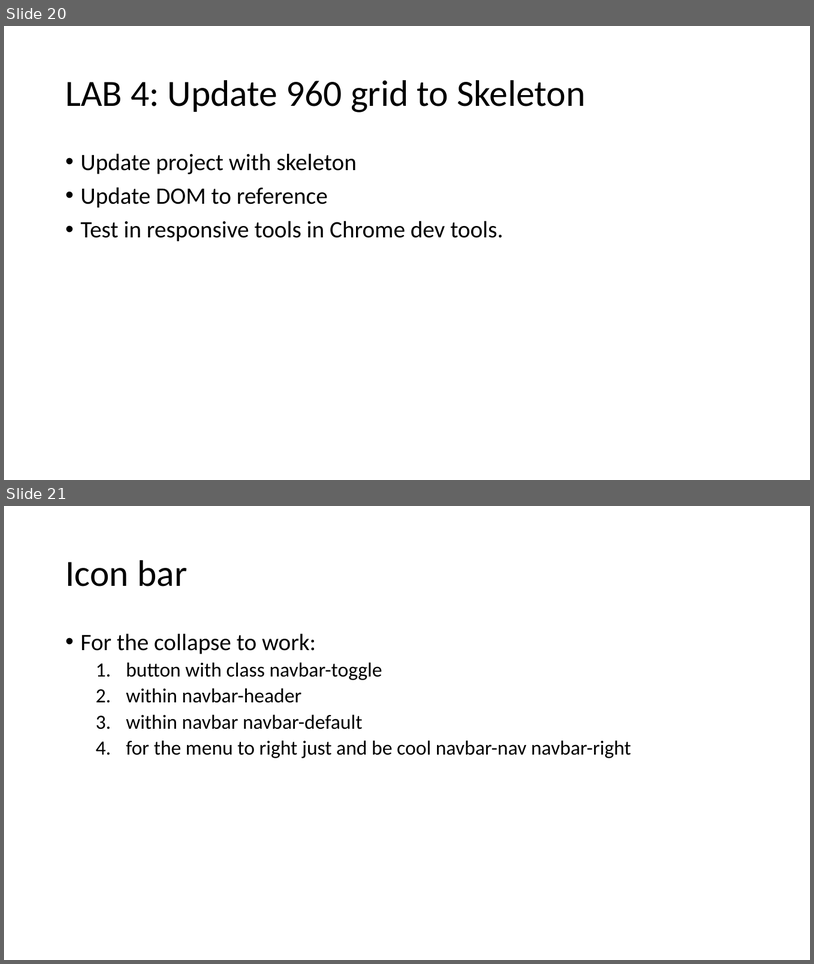
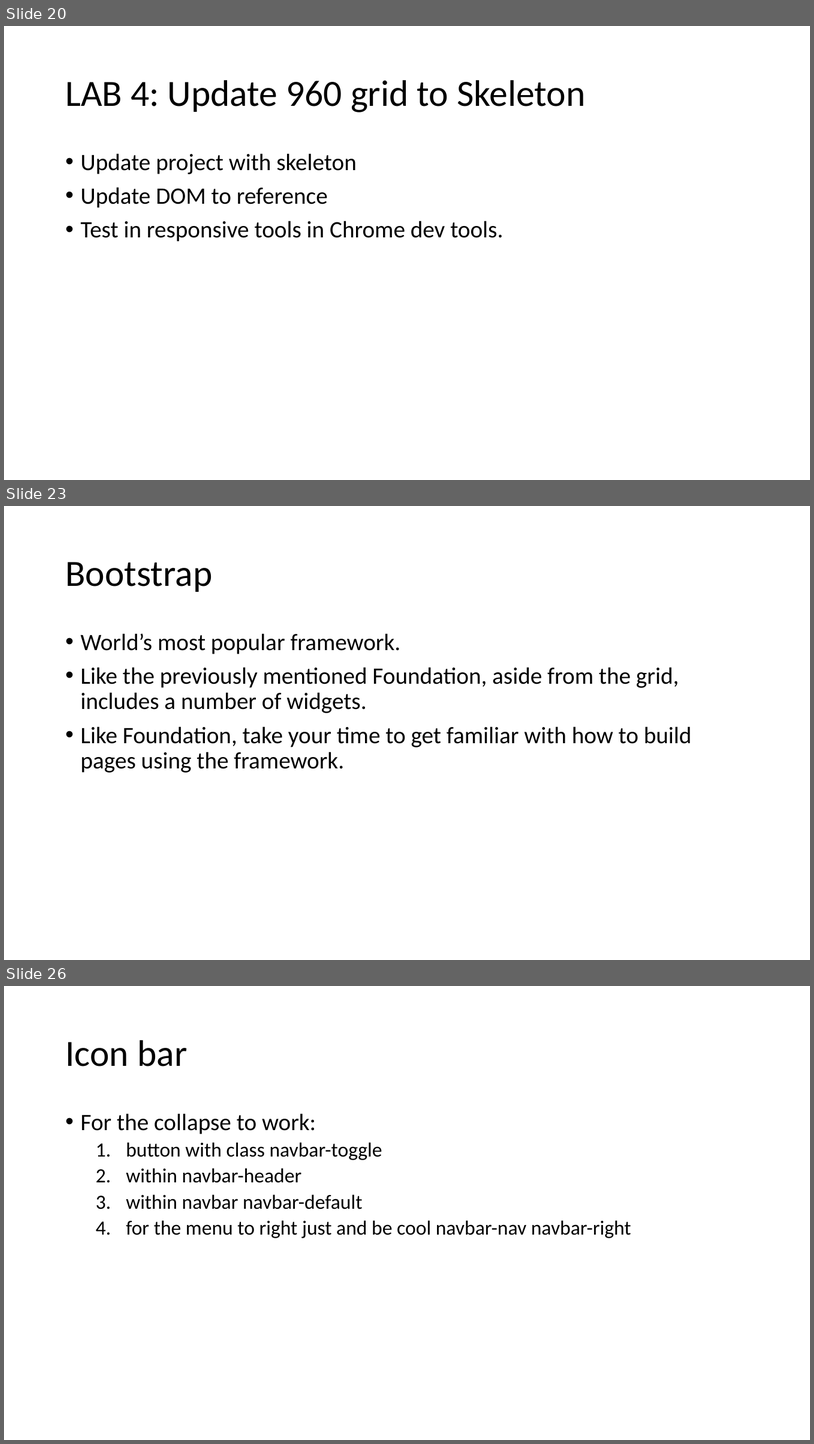
Before and after one commit to mlybrand/ResponsiveWebDesign, a slide deck: presentation/ResponsiveWebDesign.pptx. Shown one above the other, each under a label of ours: slides 20 and 21 before the commit, slides 20, 23 and 26 after it; the slides between them are not shown. The pictures are 814x964 and 814x1444 pixels, drawn with LibreOffice and Linux fonts; fonts in the diff are those of the drawing. Boxes give left, top, right and bottom in pixels: in the first picture for what was removed or moved away, otherwise in the second. Text is boxed around its words. In the diff, an @@ line names an element or a change of style, - is before the commit and + after.

```diff
--- a/presentation/ResponsiveWebDesign.pptx
+++ b/presentation/ResponsiveWebDesign.pptx
@@ slide 23 added at [4, 506, 810, 960], background #FFFFFF @@
@@ title added at [65, 562, 212, 592], 44 pt, text #000000 @@
+Bootstrap
@@ text added at [81, 633, 692, 772], 28 pt, text #000000 @@
+• World’s most popular framework.
+• Like the previously mentioned Foundation, aside from the grid, includes a number of widgets.
+• Like Foundation, take your time to get familiar with how to build pages using the framework.
@@ what was slide 21 is now slide 26 @@
```
Also in this commit, not shown: 4 other slides added.
